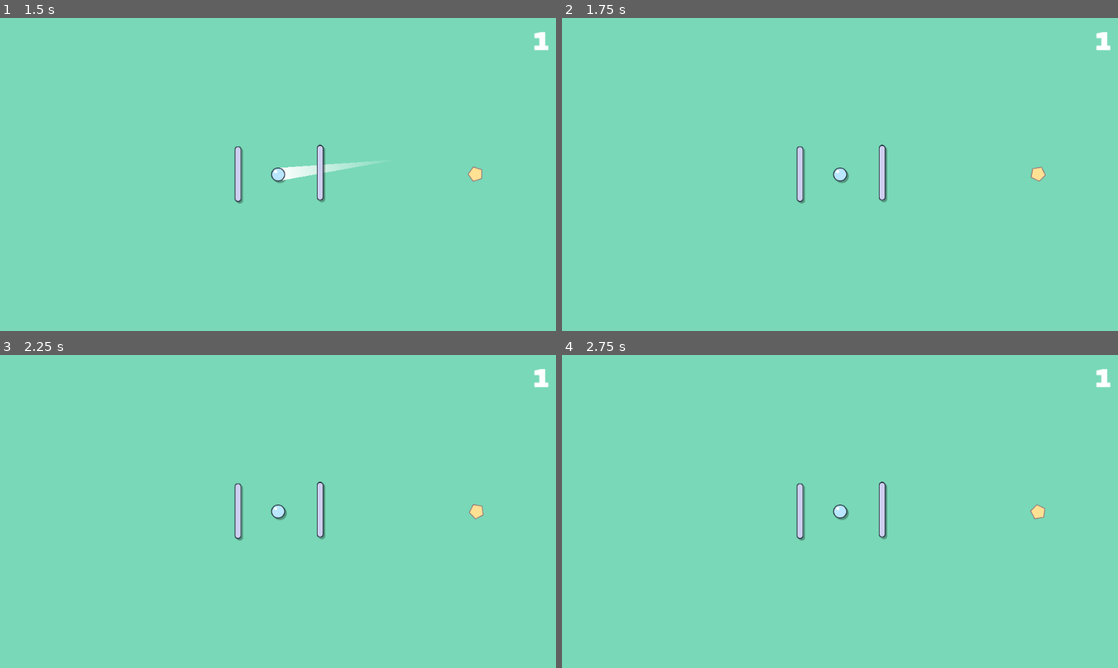
Above: before the commit, frames 1-4 (two rows, left to right).
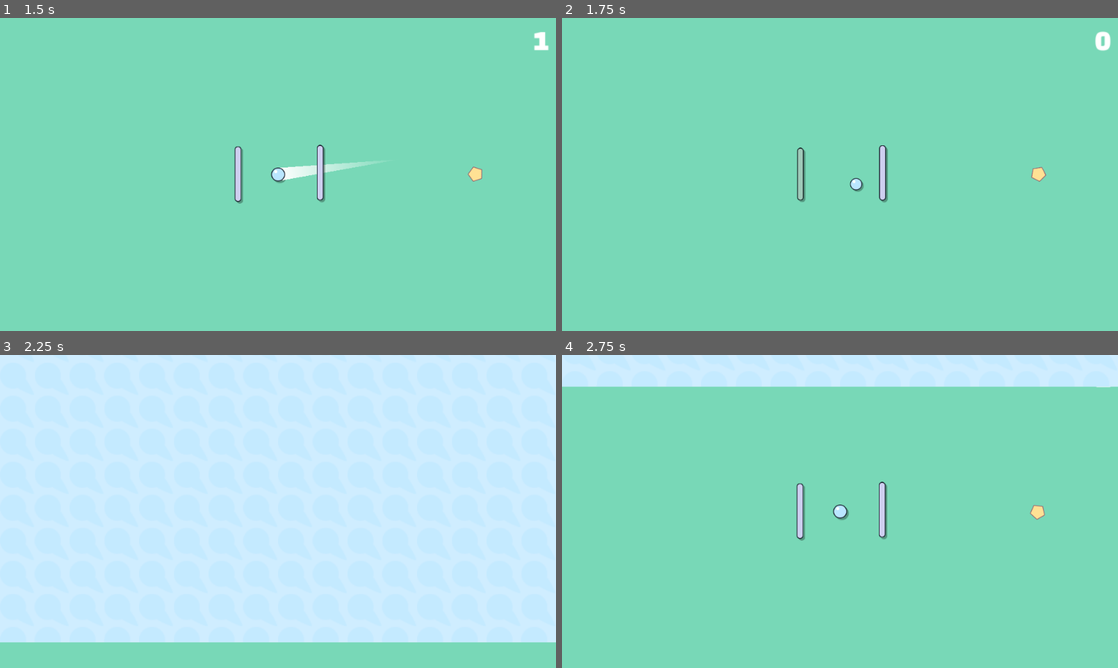
Above: after the commit, the same moments.

Repository: WirelessNine/Re-Cochet
Game: Godot game, scene res://scenes/main/main.tscn
The game is run twice, just before and just after one commit, with the same random seed, the same clock (stepped at 60 frames per second) and the same inputs.
Inputs (mouse positions are in pixels of both pictures, inside the frame that each line leads up to):
- Up to frame 1 (1.5 s): click (122, 168) at 0.5 s; tap Enter (ui_accept) at 1.25 s; move the mouse to (400, 158) at 1.27 s; tap I at 1.35 s; click (400, 158) at 1.42 s
- Up to frame 2 (1.75 s): tap Enter (ui_accept) at 1.52 s
- Up to frame 3 (2.25 s): drag from (166, 527) to (278, 511) at 2.02 s
- Up to frame 4 (2.75 s): no input

Frame 1 is identical in both runs. In frame 2, 0.7% of the frame differs, in the area x 42-99%, y 4-60%; in frame 3, 92%, in the area x 0-100%, y 0-92%; in frame 4, 10%.

Commit message:
FIX THE DAMN PLAYER

Diff:
--- a/scenes/player/ball.gd
+++ b/scenes/player/ball.gd
@@ -6,10 +6,10 @@
 signal obstacle_hit
 
 const SPEED: float = 800.0
-const MIN_DISTANCE_FOR_MAX: float = 100.0
+const MIN_DISTANCE_FOR_MAX: float = 200.0
 const DRAG_PREVIEW_POINT: int = 1
 
-var drag_start_pos: Vector2
+var drag_started: bool = false
 var drag_current_pos: Vector2
 
 var drag_direction: Vector2
@@ -72,20 +72,25 @@
 			return
 
 		if event.is_pressed():
-			drag_start_pos = event.global_position
 			drag_preview.show()
+			drag_preview.set_point_position(DRAG_PREVIEW_POINT, get_local_mouse_position())
+			drag_current_pos = get_global_mouse_position()
+			drag_started = true
 		else:
-			drag_direction = drag_current_pos.direction_to(drag_start_pos)
-			drag_distance = drag_current_pos.distance_to(drag_start_pos)
+			drag_direction = drag_current_pos.direction_to(global_position)
+			drag_distance = drag_current_pos.distance_to(global_position)
 			start_position = global_position
 			movement_started = true
 			drag_preview.hide()
 
 			_set_directional_velocity()
 
-	if event is InputEventMouseMotion:
-		drag_current_pos = event.global_position
+	if event is InputEventMouseMotion and drag_started:
+		drag_current_pos = get_global_mouse_position()
 		drag_preview.set_point_position(DRAG_PREVIEW_POINT, get_local_mouse_position())
+
+		if not drag_preview.visible:
+			drag_preview.show()
 
 
 func _set_directional_velocity() -> void:
--- a/scripts/level_2d.gd
+++ b/scripts/level_2d.gd
@@ -28,13 +28,14 @@
 
 
 func kill_player() -> void:
+	Globals.shake_camera_requested.emit((15.0))
 	ball.movement_disabled = true
 	ball.particles.emitting = true
 	ball.sprite.hide()
 
 
 func _on_obstacle_hit() -> void:
-	Globals.shake_camera_requested.emit((15.0))
+	Globals.shake_camera_requested.emit((5.0))
 
 	current_hits -= 1
 
Not shown, changed: kanban_tasks_data.kanban
